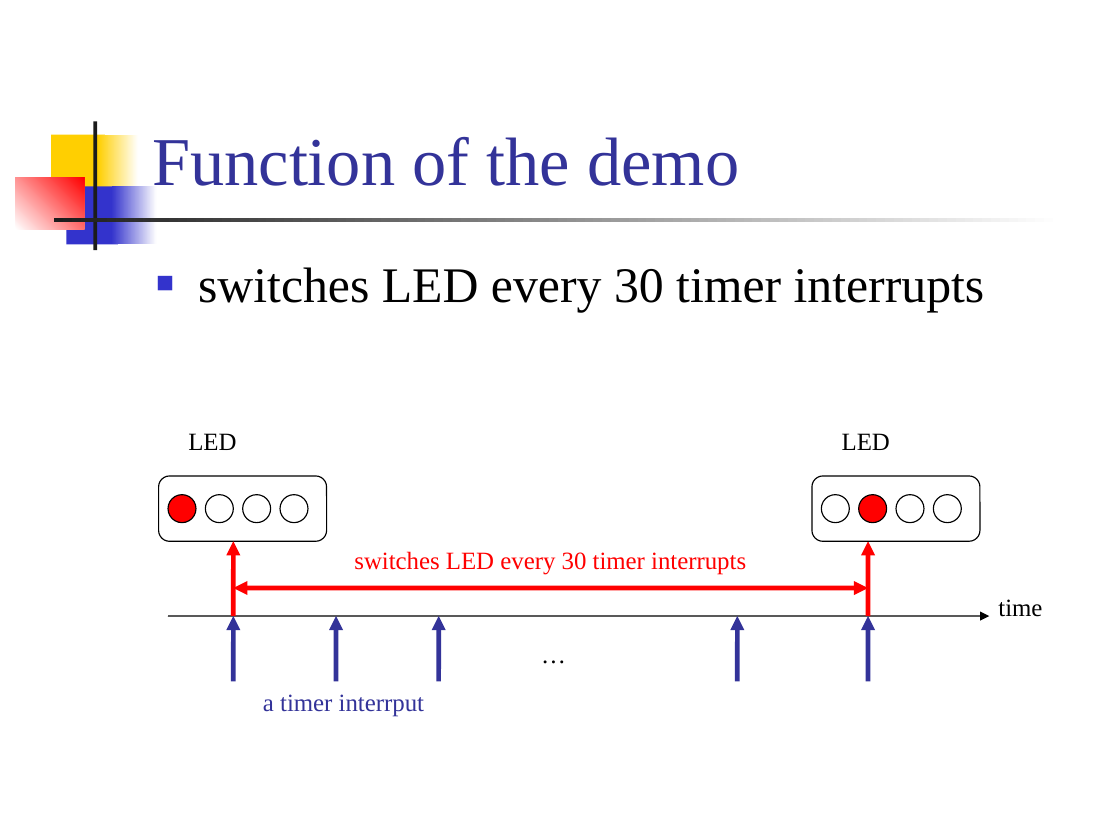
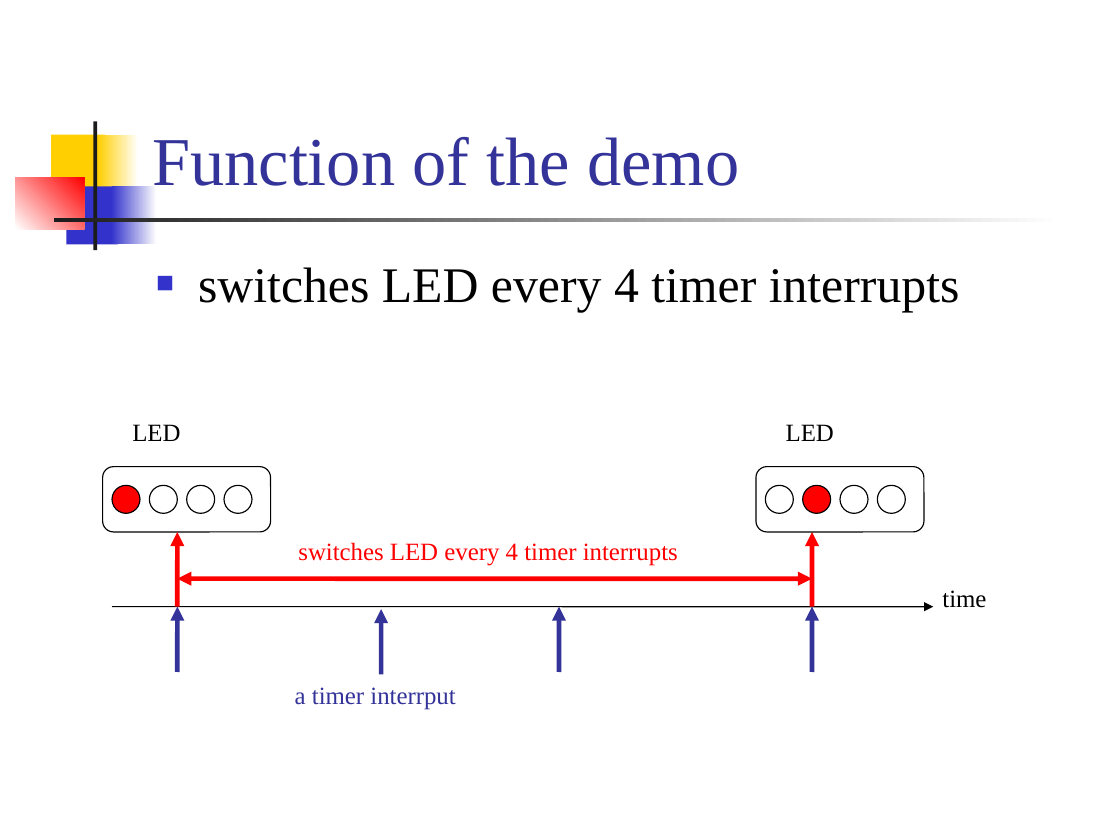
Before and after one commit to CGUSystemCourses/Micro_Lab-2018, a slide deck: slide 54 of Labs/Lab03-timer_intr/lab03-timer_intr.pptx. Drawn at 1120x840 pixels with LibreOffice and Linux fonts; fonts in the diff are those of the drawing. Boxes give left, top, right and bottom in pixels: in the first picture for what was removed or moved away, otherwise in the second. Text is boxed around its words. In the diff, an @@ line names an element or a change of style, - is before the commit and + after.

Commit message:
revise slides

```diff
--- a/Labs/Lab03-timer_intr/lab03-timer_intr.pptx
+++ b/Labs/Lab03-timer_intr/lab03-timer_intr.pptx
@@ text at bbox=[198, 267, 960, 312]: text changed @@
-■ switches LED every 30 timer interrupts
+■ switches LED every 4 timer interrupts
@@ 8 ellipses, 5 arrows, 3 texts, 2 rounded rectangles, 1 double arrow: place and size @@
-8 ellipses, 5 arrows, 3 texts, 2 rounded rectangles, 1 double arrow at bbox=[159, 433, 1042, 681]
+8 ellipses, 5 arrows, 3 texts, 2 rounded rectangles, 1 double arrow at bbox=[103, 424, 986, 672]
@@ text at bbox=[298, 542, 678, 566]: text changed @@
-switches LED every 30 timer interrupts
+switches LED every 4 timer interrupts
@@ arrow moved from (336, 681) - (336, 616) to (381, 674) - (381, 609) @@
@@ arrow removed from (439, 681) to (439, 616) @@
@@ arrow moved from (737, 681) - (737, 616) to (559, 672) - (559, 607) @@
@@ text removed at bbox=[530, 633, 577, 674] @@
-…
@@ text "a timer interrput": place and size @@
-text "a timer interrput" at bbox=[263, 694, 424, 717]
+text "a timer interrput" at bbox=[295, 687, 455, 710]
```
Also in this commit, not shown: 1 other slide changed.
